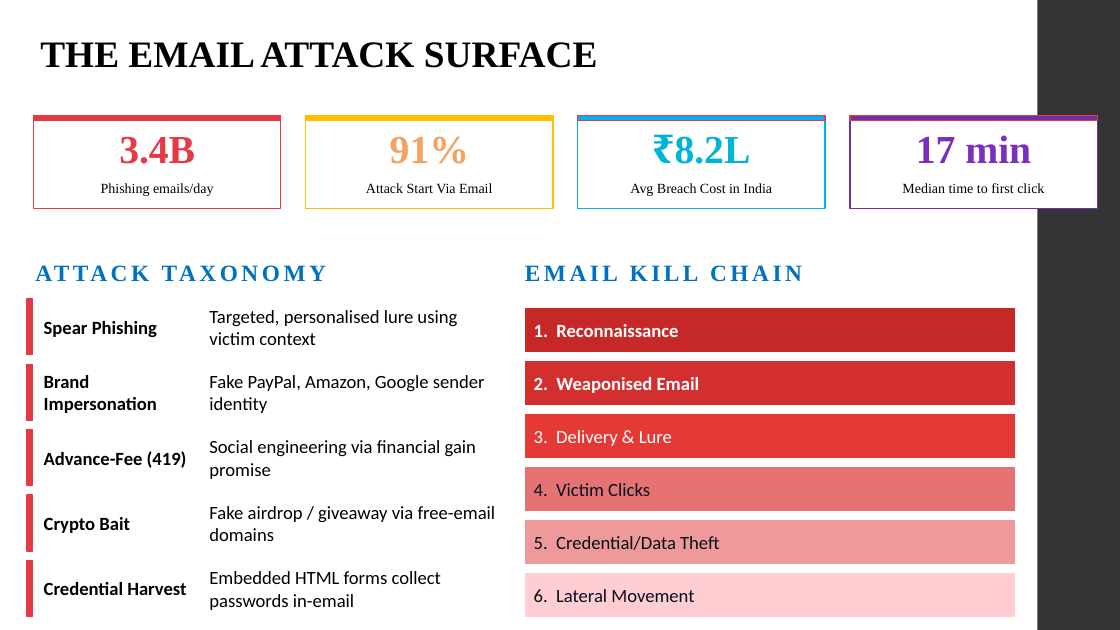
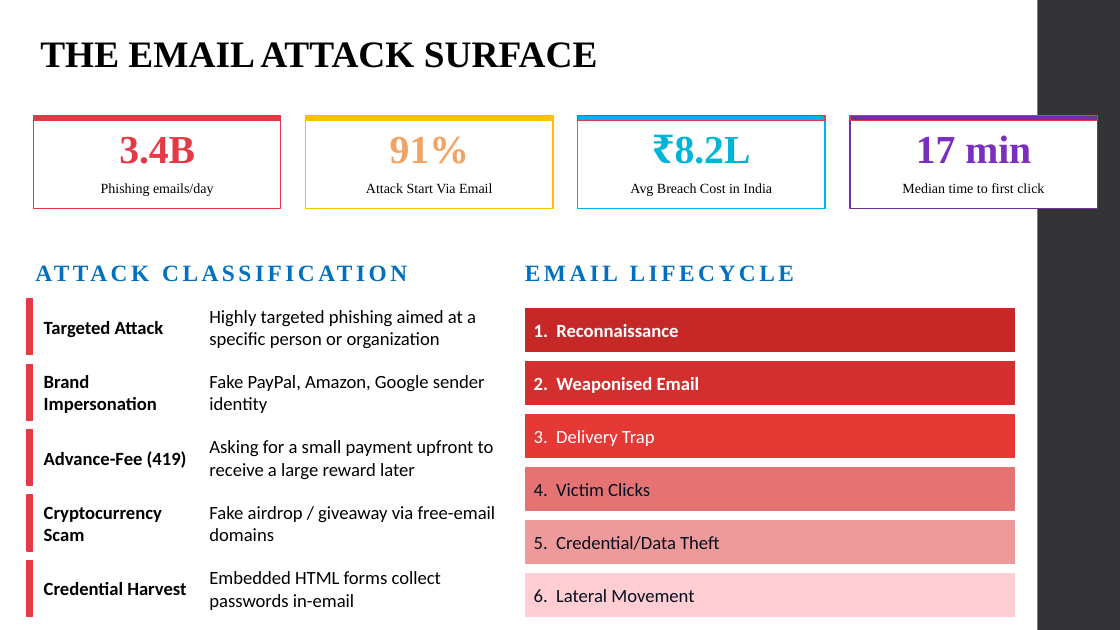
Before and after one commit to Preetamin04/PhishGuard_Data-Loss-Prevention, a slide deck: slide 2 of PhishGuard.pptx. Drawn at 1120x630 pixels with LibreOffice and Linux fonts; fonts in the diff are those of the drawing. Boxes give left, top, right and bottom in pixels: in the first picture for what was removed or moved away, otherwise in the second. Text is boxed around its words. In the diff, an @@ line names an element or a change of style, - is before the commit and + after.

```diff
--- a/PhishGuard.pptx
+++ b/PhishGuard.pptx
@@ text at bbox=[27, 254, 447, 291]: text changed @@
-ATTACK TAXONOMY
+ATTACK CLASSIFICATION
@@ text at bbox=[525, 265, 794, 282]: text changed @@
-EMAIL KILL CHAIN
+EMAIL LIFECYCLE
@@ text at bbox=[44, 321, 164, 337]: text changed @@
-Spear Phishing
+Targeted Attack
@@ text at bbox=[209, 310, 476, 349]: text changed @@
-Targeted, personalised lure using victim context
+Highly targeted phishing aimed at a specific person or organization
@@ text at bbox=[209, 440, 494, 480]: text changed @@
-Social engineering via financial gain promise
+Asking for a small payment upfront to receive a large reward later
@@ text at bbox=[534, 430, 655, 446]: text changed @@
-3. Delivery & Lure
+3. Delivery Trap
@@ text at bbox=[44, 506, 162, 541]: text changed @@
-Crypto Bait
+Cryptocurrency Scam
```
Also in this commit, not shown: 5 other slides changed, 1 slide added, 1 slide removed, 3 other files.
